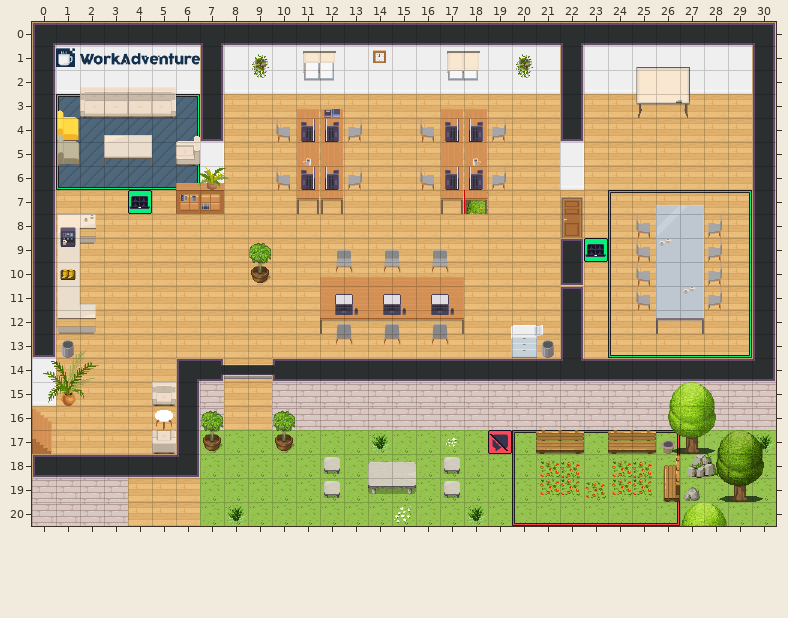
An edit to a level. Tiled map (JSON), office.tmj. The picture above was drawn from the file before the commit.
Cells are 32x32 px. Shown: x 0..30, y 0..20.
New version:
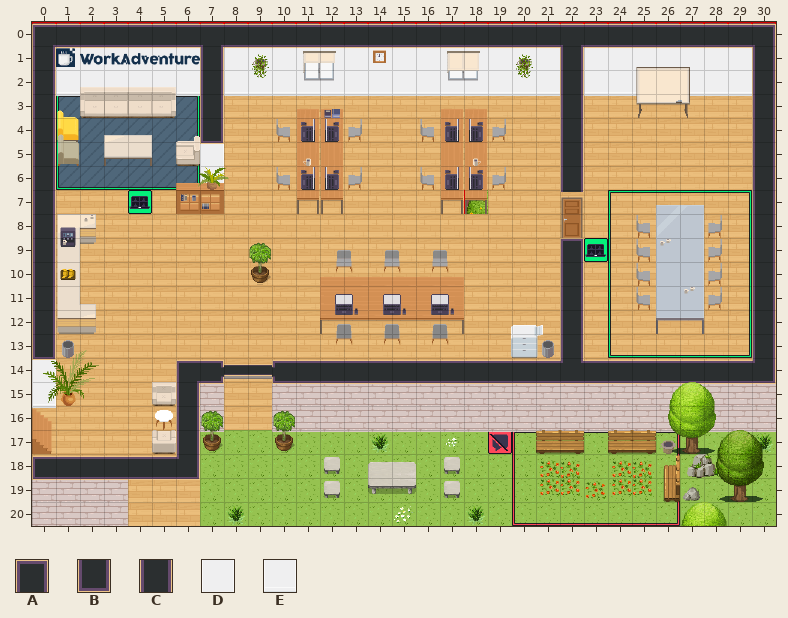
Key: from "Chunk 1": A 17, B 18, C 42, D 45, E 46.
_ is an empty cell, # one hidden under a higher layer.
Edits made:
{"change": "layer \"walls/walls1\" offset 0,0 -> 0,2 px"}
{"where": "layer \"floor/floor1\""}
{"y":11,"x":22,"old":"#","new":"_"}
{"where": "layer \"walls/walls1\""}
{"y":4,"x":22,"old":"B","new":"C"}
{"y":5,"x":22,"old":"D","new":"C"}
{"y":6,"x":22,"old":"E","new":"C"}
{"y":10,"x":22,"old":"_","new":"C"}
{"y":11,"x":22,"old":"A","new":"C"}
